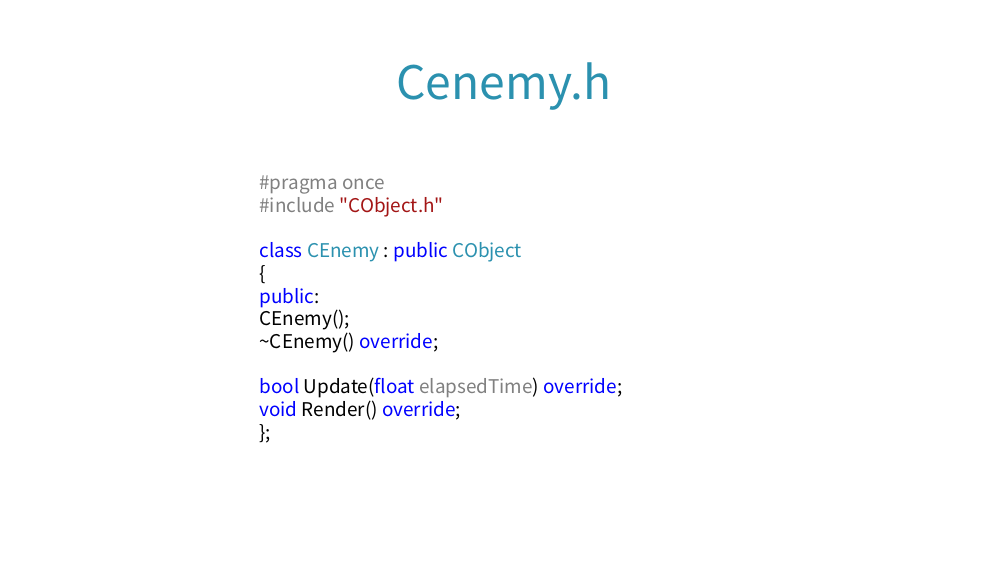
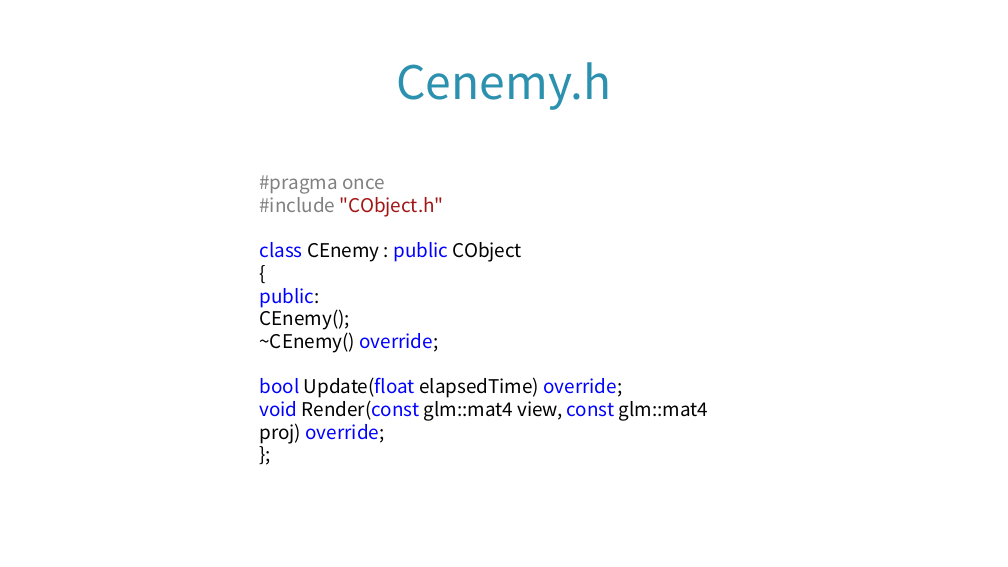
Before and after one commit to Kimseongtae9911/WarpOpenGL, a slide deck: slide 73 of 프레임워크.pptx (slide 65 before the commit). Drawn at 1008x567 pixels with LibreOffice and Linux fonts; fonts in the diff are those of the drawing. Boxes give left, top, right and bottom in pixels: in the first picture for what was removed or moved away, otherwise in the second. Text is boxed around its words. In the diff, an @@ line names an element or a change of style, - is before the commit and + after.

```diff
--- a/프레임워크.pptx
+++ b/프레임워크.pptx
@@ text at (x1=260, y1=242, x2=623, y2=398): text colour #2B91AF to #000000 in "CEnemy CObject"; text colour #808080 to #000000 in "elapsedTime)" @@
@@ text at (x1=260, y1=397, x2=708, y2=444): text changed; text colour #0000FF to #000000 @@
-void Render() override;
+void Render(const glm::mat4 view, const glm::mat4 proj) override;
```
Also in this commit, not shown: 5 other slides changed, 12 slides added, 6 slides removed, 7 other files.
